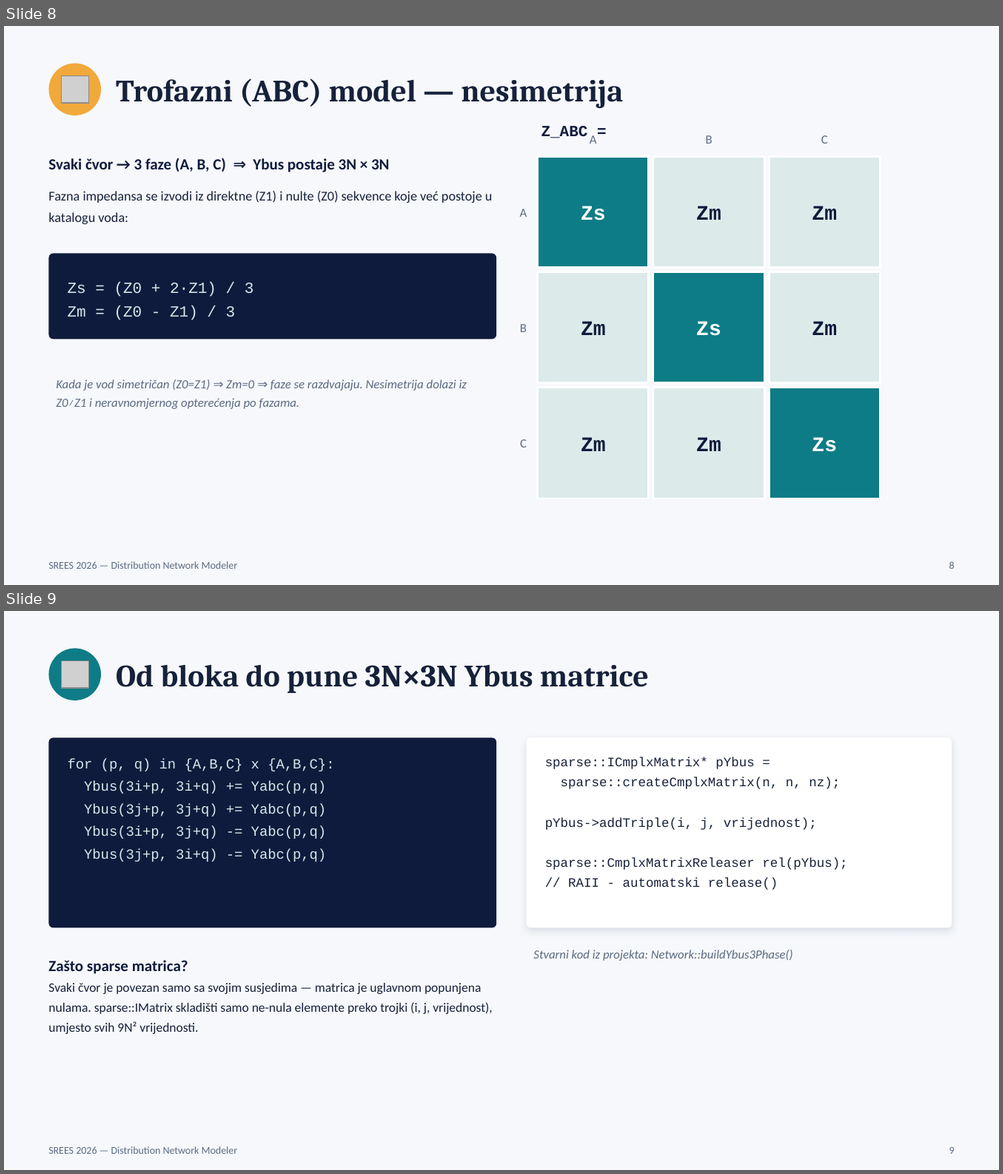
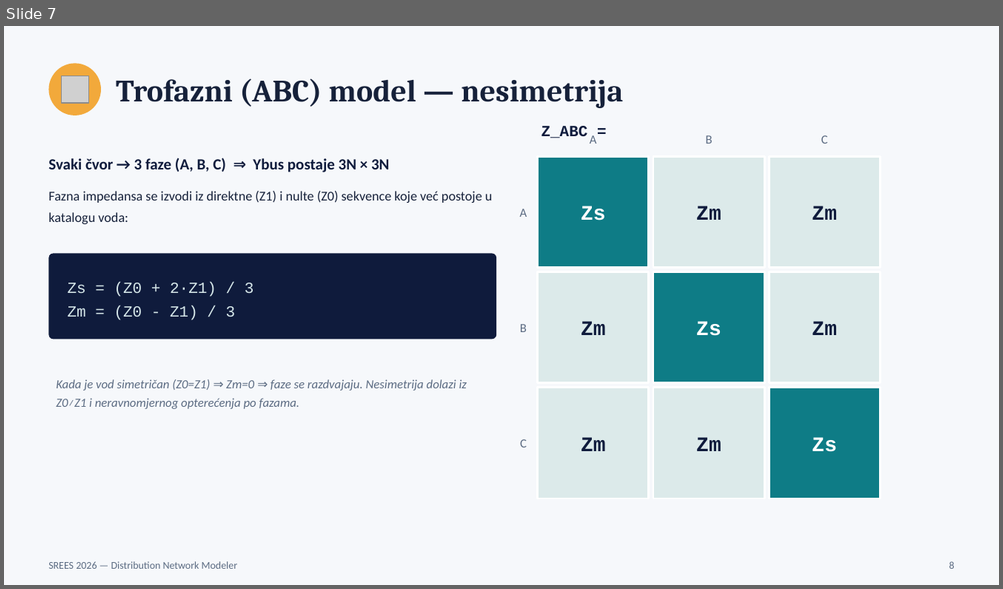
Before and after one commit to Namik-C/SREES_2026_Jamak_GUIaplikacija_DNM, a slide deck: presentation/Prezentacija.pptx. Shown one above the other, each under a label of ours: slides 8 and 9 before the commit, slide 7 after it. The pictures are 1003x1174 and 1003x589 pixels, drawn with LibreOffice and Linux fonts; fonts in the diff are those of the drawing; grey boxes stand for pictures. Boxes give left, top, right and bottom in pixels: in the first picture for what was removed or moved away, otherwise in the second. Text is boxed around its words. In the diff, an @@ line names an element or a change of style, - is before the commit and + after.

```diff
--- a/presentation/Prezentacija.pptx
+++ b/presentation/Prezentacija.pptx
@@ slide 9 removed at bbox=[4, 611, 999, 1170], background #F6F8FB @@
@@ ellipse removed at bbox=[48, 648, 101, 701] @@
@@ picture removed at bbox=[62, 661, 88, 688] @@
@@ text removed at bbox=[116, 665, 649, 693] @@
-Od bloka do pune 3N×3N Ybus matrice
@@ rounded rectangle removed at bbox=[48, 738, 496, 928] @@
@@ rounded rectangle removed at bbox=[526, 738, 951, 928] @@
@@ text removed at bbox=[68, 759, 334, 862] @@
-for (p, q) in {A,B,C} x {A,B,C}:
-Ybus(3i+p, 3i+q) += Yabc(p,q)
-Ybus(3j+p, 3j+q) += Yabc(p,q)
-Ybus(3i+p, 3j+q) -= Yabc(p,q)
-Ybus(3j+p, 3i+q) -= Yabc(p,q)
@@ text removed at bbox=[545, 758, 847, 890] @@
-sparse::ICmplxMatrix* pYbus =
-sparse::createCmplxMatrix(n, n, nz);
-pYbus->addTriple(i, j, vrijednost);
-sparse::CmplxMatrixReleaser rel(pYbus);
-// RAII - automatski release()
@@ text removed at bbox=[48, 960, 492, 1034] @@
-Zašto sparse matrica?
-Svaki čvor je povezan samo sa svojim susjedima — matrica je uglavnom popunjena nulama. sparse::IMatrix skladišti samo ne-nula elemente preko trojki (i, j, vrijednost), umjesto svih 9N² vrijednosti.
@@ text removed at bbox=[533, 950, 793, 961] @@
-Stvarni kod iz projekta: Network::buildYbus3Phase()
@@ text removed at bbox=[48, 1147, 238, 1154] @@
-SREES 2026 — Distribution Network Modeler
@@ text removed at bbox=[949, 1147, 954, 1154] @@
-9
@@ what was slide 8 is now slide 7 @@
```
Also in this commit, not shown: 3 slides changed, 1 other slide removed.
